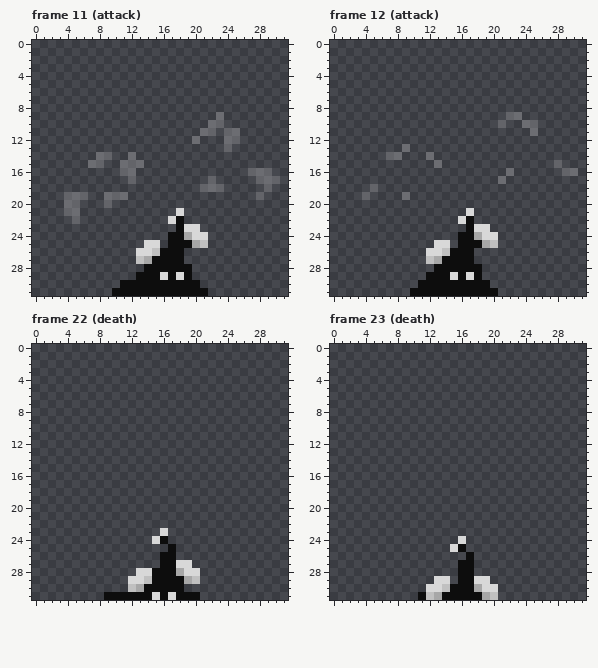
Edited in one commit: pixel-art file (Assets/DARK Series Mega Pack 1/DARK Series - Platformer Starter Pack/Underground Tileset & Enemies/Sprites/Blinding Spider/Flower Enemy/Flower Enemy.aseprite). That is the earlier state.
32x32 pixels, 24 frames. Colours within 5 levels of each other are drawn and written as one. Shown: frame 11 (attack), frame 12 (attack), frame 22 (death), frame 23 (death). The commit also changed other frames, which this record leaves out.
The same view after the edit:
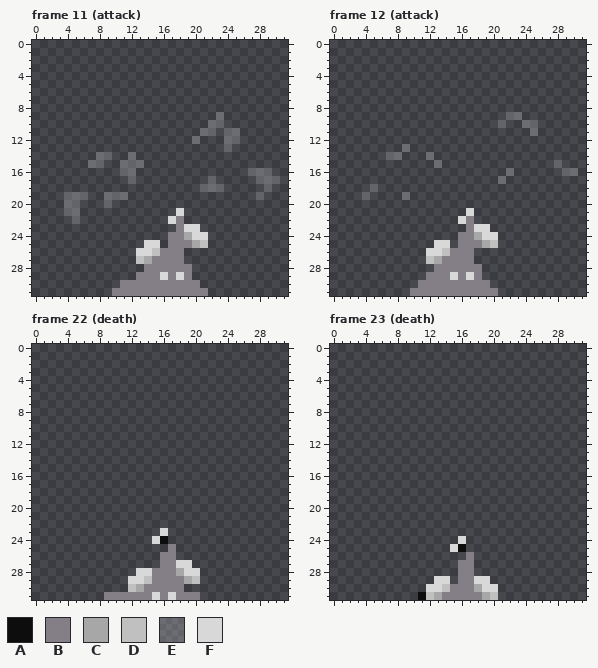
Palette (. is transparent): A #0d0d0d  B #847e87  C #a7a7a7  D #c0c0c0  E #d8d8d842  F #d8d8d8
What changed:
{"where": "frame 11 (attack), layer \"Layer 1\""}
{"frame":11,"y":22,"x":18,"old":"A","new":"B"}
{"frame":11,"y":23,"x":18,"old":"A","new":"B"}
{"frame":11,"y":24,"x":17,"old":"AA","new":"BB"}
{"frame":11,"y":25,"x":17,"old":"AAA","new":"BBB"}
{"frame":11,"y":26,"x":16,"old":"AAA","new":"BBB"}
{"frame":11,"y":27,"x":15,"old":"AAAA","new":"BBBB"}
{"frame":11,"y":28,"x":14,"old":"AAAAAA","new":"BBBBBB"}
{"frame":11,"y":29,"x":13,"old":"AAA","new":"BBB"}
{"frame":11,"y":29,"x":17,"old":"A","new":"B"}
{"frame":11,"y":29,"x":19,"old":"A","new":"B"}
{"frame":11,"y":30,"x":11,"old":"AAAAAAAAAA","new":"BBBBBBBBBB"}
{"frame":11,"y":31,"x":10,"old":"AAAAAAAAAAAA","new":"BBBBBBBBBBBB"}
{"where": "frame 12 (attack), layer \"Layer 1\""}
{"frame":12,"y":22,"x":17,"old":"A","new":"B"}
{"frame":12,"y":23,"x":17,"old":"A","new":"B"}
{"frame":12,"y":24,"x":16,"old":"AA","new":"BB"}
{"frame":12,"y":25,"x":16,"old":"AAA","new":"BBB"}
{"frame":12,"y":26,"x":15,"old":"AAA","new":"BBB"}
{"frame":12,"y":27,"x":14,"old":"AAAA","new":"BBBB"}
{"frame":12,"y":28,"x":13,"old":"AAAAAA","new":"BBBBBB"}
{"frame":12,"y":29,"x":12,"old":"AAA","new":"BBB"}
{"frame":12,"y":29,"x":16,"old":"A","new":"B"}
{"frame":12,"y":29,"x":18,"old":"A","new":"B"}
{"frame":12,"y":30,"x":11,"old":"AAAAAAAAA","new":"BBBBBBBBB"}
{"frame":12,"y":31,"x":10,"old":"AAAAAAAAAAA","new":"BBBBBBBBBBB"}
{"where": "frame 22 (death), layer \"Layer 1\""}
{"frame":22,"y":25,"x":17,"old":"A","new":"B"}
{"frame":22,"y":26,"x":16,"old":"AA","new":"BB"}
{"frame":22,"y":27,"x":16,"old":"AA","new":"BB"}
{"frame":22,"y":28,"x":15,"old":"AAA","new":"BBB"}
{"frame":22,"y":29,"x":15,"old":"AAAA","new":"BBBB"}
{"frame":22,"y":30,"x":14,"old":"AAAAA","new":"BBBBB"}
{"frame":22,"y":31,"x":9,"old":"AAAAAA","new":"BBBBBB"}
{"frame":22,"y":31,"x":16,"old":"A","new":"B"}
{"frame":22,"y":31,"x":18,"old":"AAA","new":"BBB"}
{"where": "frame 23 (death), layer \"Layer 1\""}
{"frame":23,"y":26,"x":17,"old":"A","new":"B"}
{"frame":23,"y":27,"x":16,"old":"AA","new":"BB"}
{"frame":23,"y":28,"x":16,"old":"AA","new":"BB"}
{"frame":23,"y":29,"x":16,"old":"AA","new":"BB"}
{"frame":23,"y":30,"x":15,"old":"AAA","new":"BBB"}
{"frame":23,"y":31,"x":14,"old":"AAAAA","new":"BBBBB"}
{"label":"changed","picture_box":[112,216,208,296]}
{"label":"changed","picture_box":[410,216,498,296]}
{"label":"changed","picture_box":[104,544,200,600]}
{"label":"changed","picture_box":[442,552,482,600]}
